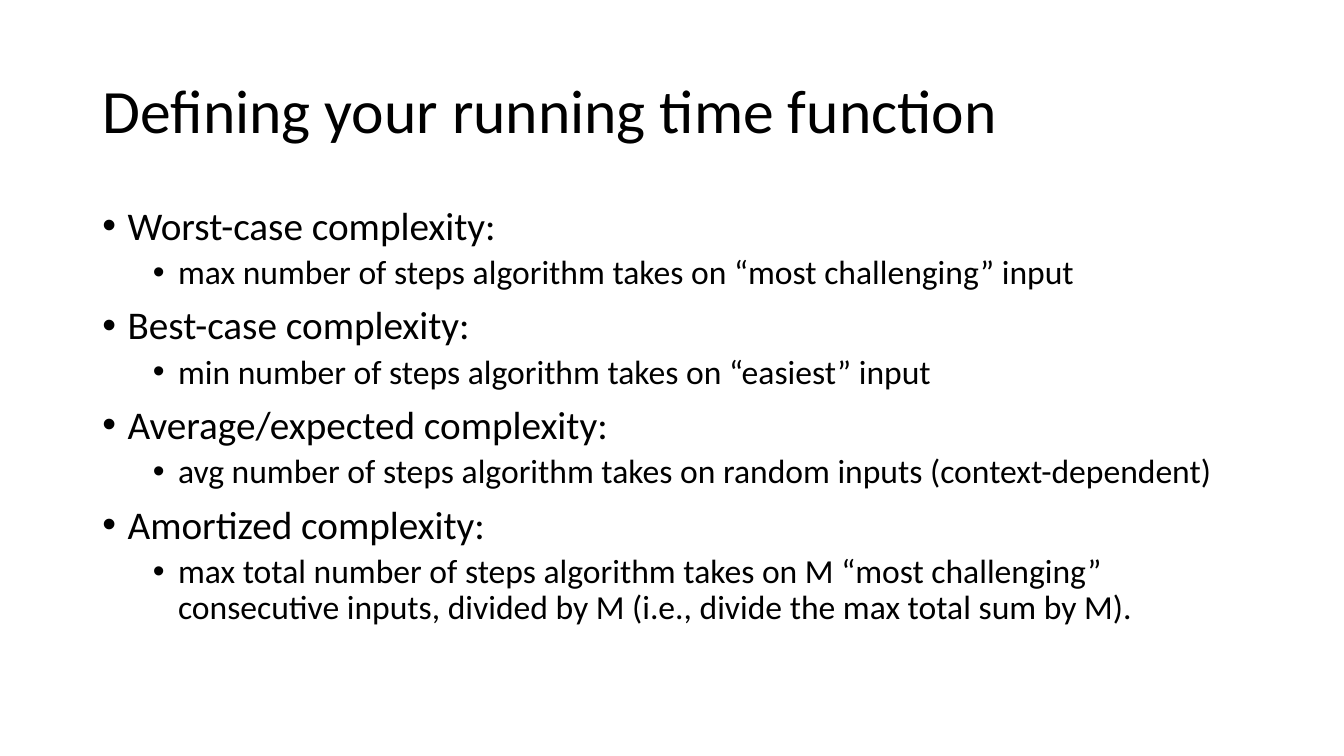
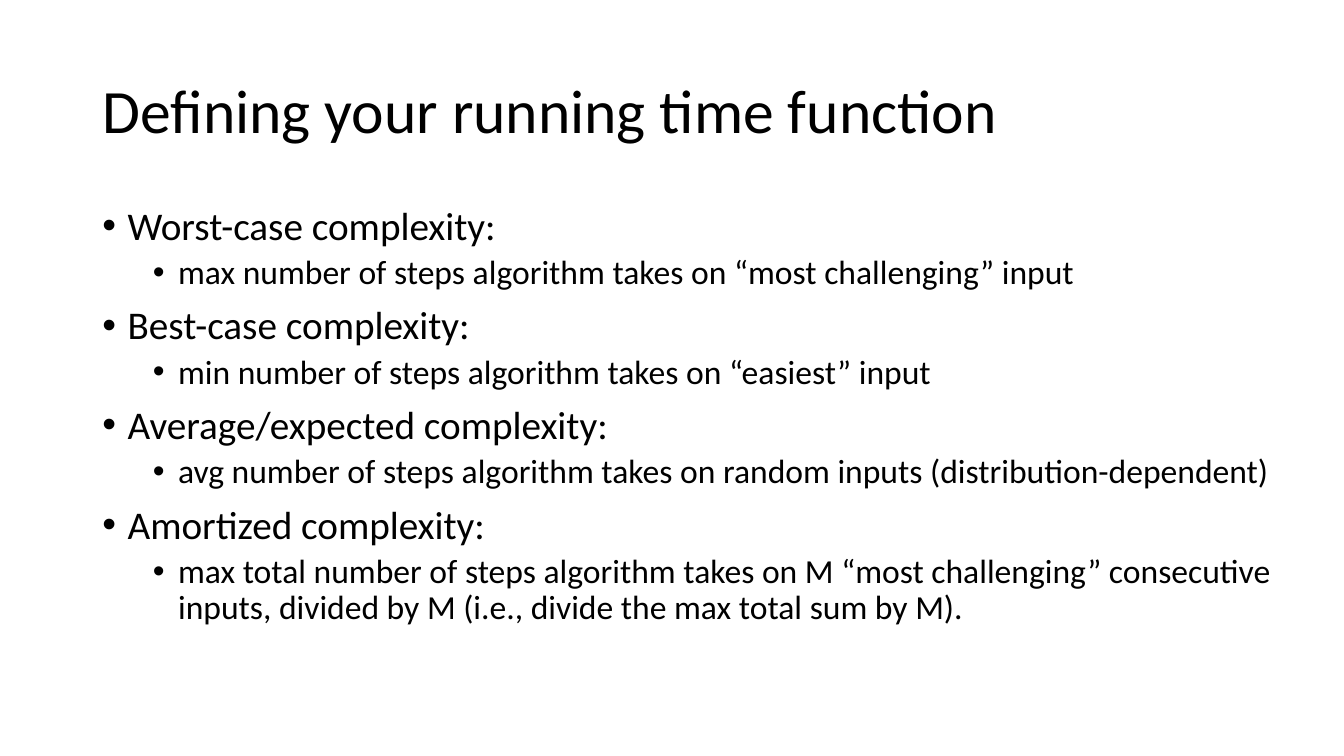
Before and after one commit to natebrunelle/cse332, a slide deck: slide 28 of markdown/files/slides/lecture2_analysis1.pptx (slide 24 before the commit). Drawn at 1344x756 pixels with LibreOffice and Linux fonts; fonts in the diff are those of the drawing. Boxes give left, top, right and bottom in pixels: in the first picture for what was removed or moved away, otherwise in the second. Text is boxed around its words. In the diff, an @@ line names an element or a change of style, - is before the commit and + after.

```diff
--- a/markdown/files/slides/lecture2_analysis1.pptx
+++ b/markdown/files/slides/lecture2_analysis1.pptx
@@ text at (x1=178, y1=458, x2=1268, y2=489): text changed @@
-  • avg number of steps algorithm takes on random inputs (context-dependent)
+  • avg number of steps algorithm takes on random inputs (distribution-dependent)
```
Also in this commit, not shown: 12 other slides changed, 7 slides added, 3 slides removed, 2 other files.
